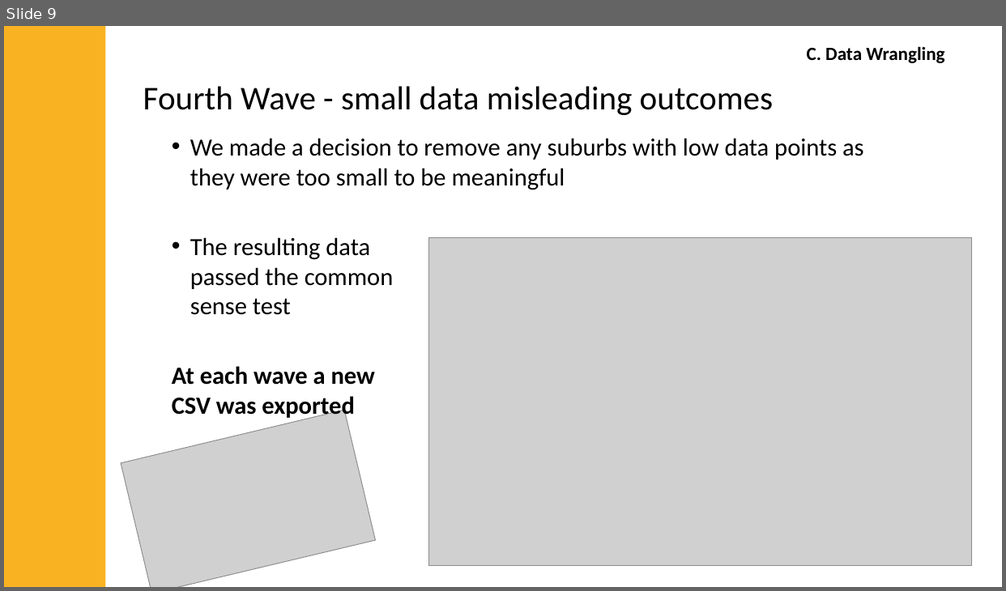
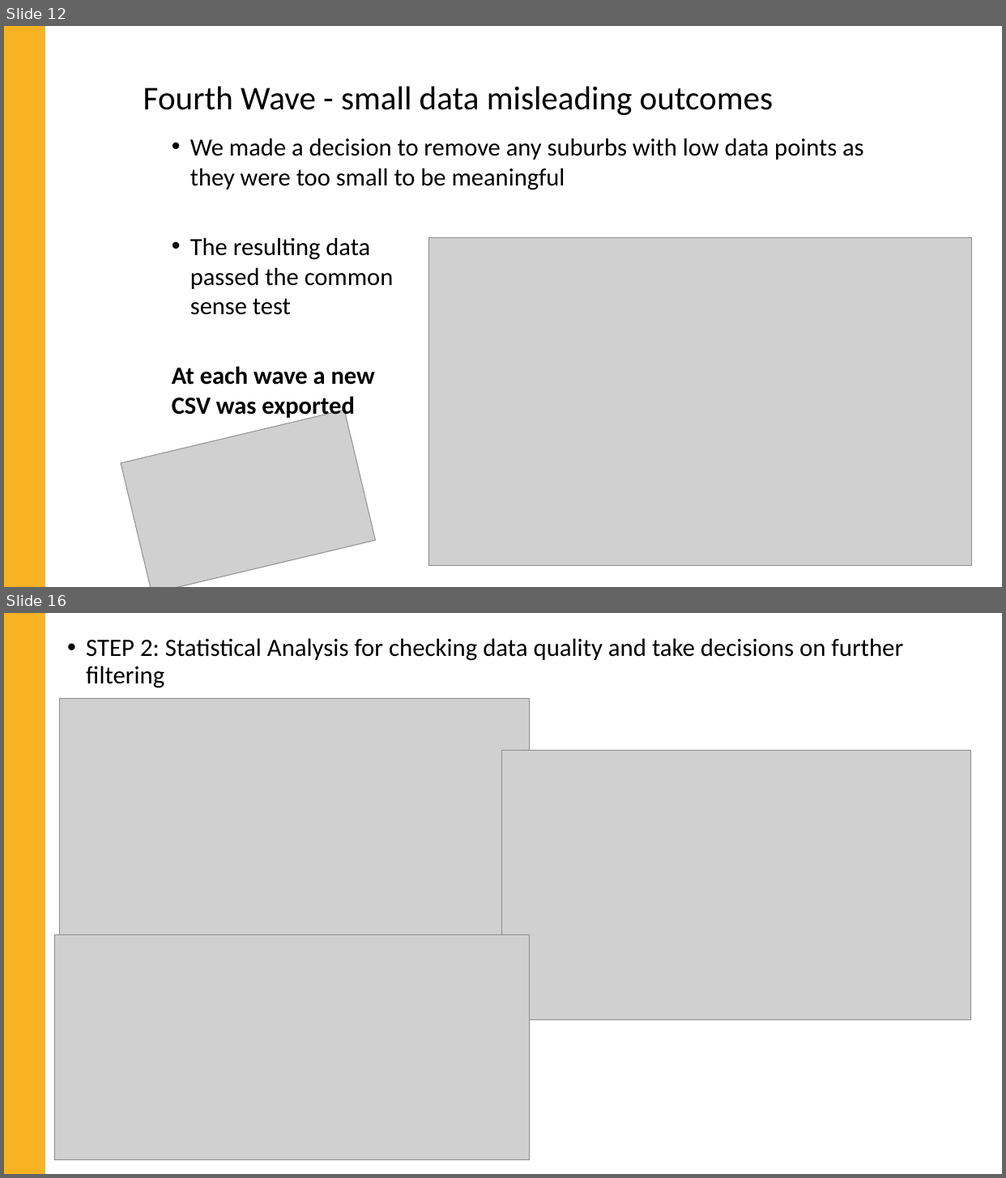
Before and after one commit to jMacProd/Project1, a slide deck: Presentation Slides/airbnbPresentationFinal.pptx. Shown one above the other, each under a label of ours: slide 9 before the commit, slides 12 and 16 after it; the slides between them are not shown. The pictures are 1006x591 and 1006x1178 pixels, drawn with LibreOffice and Linux fonts; fonts in the diff are those of the drawing; grey boxes stand for pictures. Boxes give left, top, right and bottom in pixels: in the first picture for what was removed or moved away, otherwise in the second. Text is boxed around its words. In the diff, an @@ line names an element or a change of style, - is before the commit and + after.

```diff
--- a/Presentation Slides/airbnbPresentationFinal.pptx
+++ b/Presentation Slides/airbnbPresentationFinal.pptx
@@ slide 16 added at <box>4,613,1002,1174</box>, background #FFFFFF @@
@@ rectangle added at <box>4,613,45,1174</box>, fill #F9B322 @@
@@ text added at <box>86,638,903,688</box>, 24 pt, text #000000 @@
+• STEP 2: Statistical Analysis for checking data quality and take decisions on further filtering
@@ picture added at <box>60,698,530,935</box> @@
@@ picture added at <box>502,751,971,1020</box> @@
@@ picture added at <box>55,935,530,1161</box> @@
@@ what was slide 9 is now slide 12 @@
@@ slide 12 changed as well @@
@@ rectangle: place and size @@
-rectangle at <box>4,26,106,587</box>
+rectangle at <box>4,26,45,587</box>
@@ text removed at <box>807,46,944,63</box> @@
-C. Data Wrangling
```
Also in this commit, not shown: 8 other slides changed, 16 other slides added, 4 other files.
